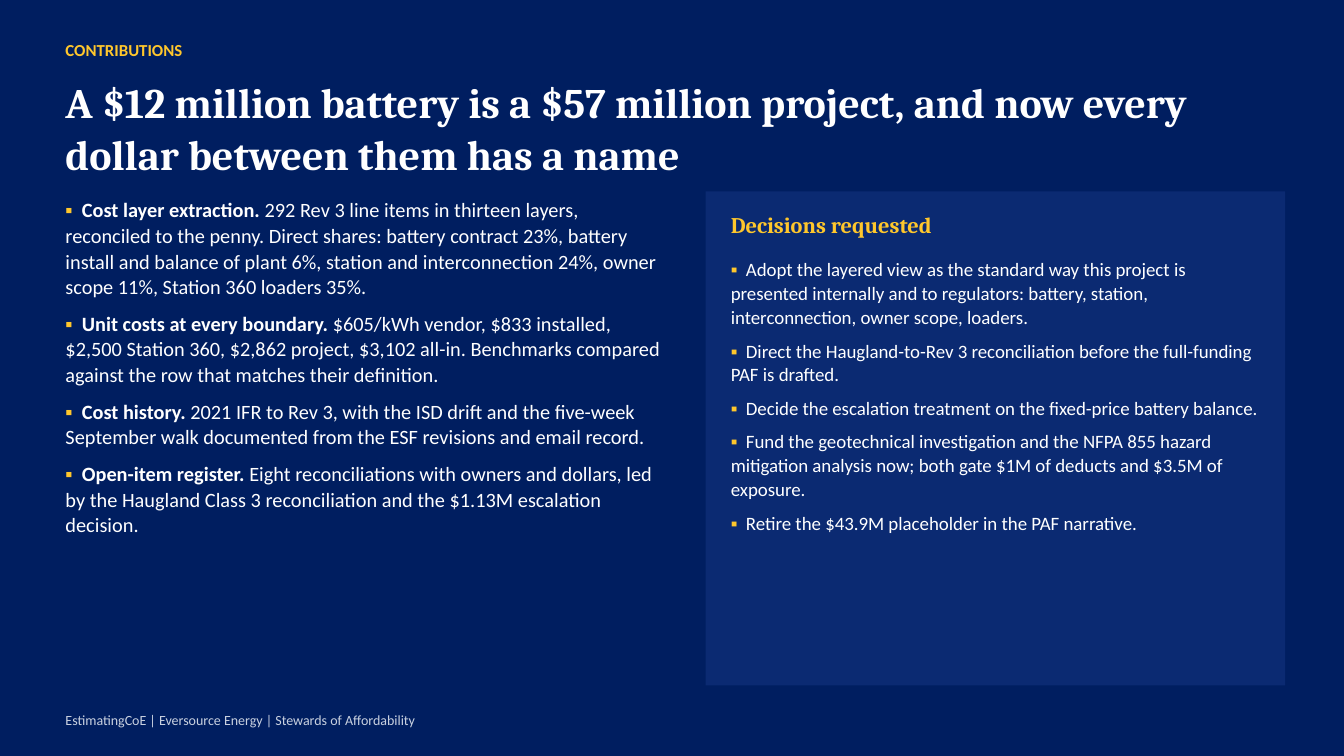
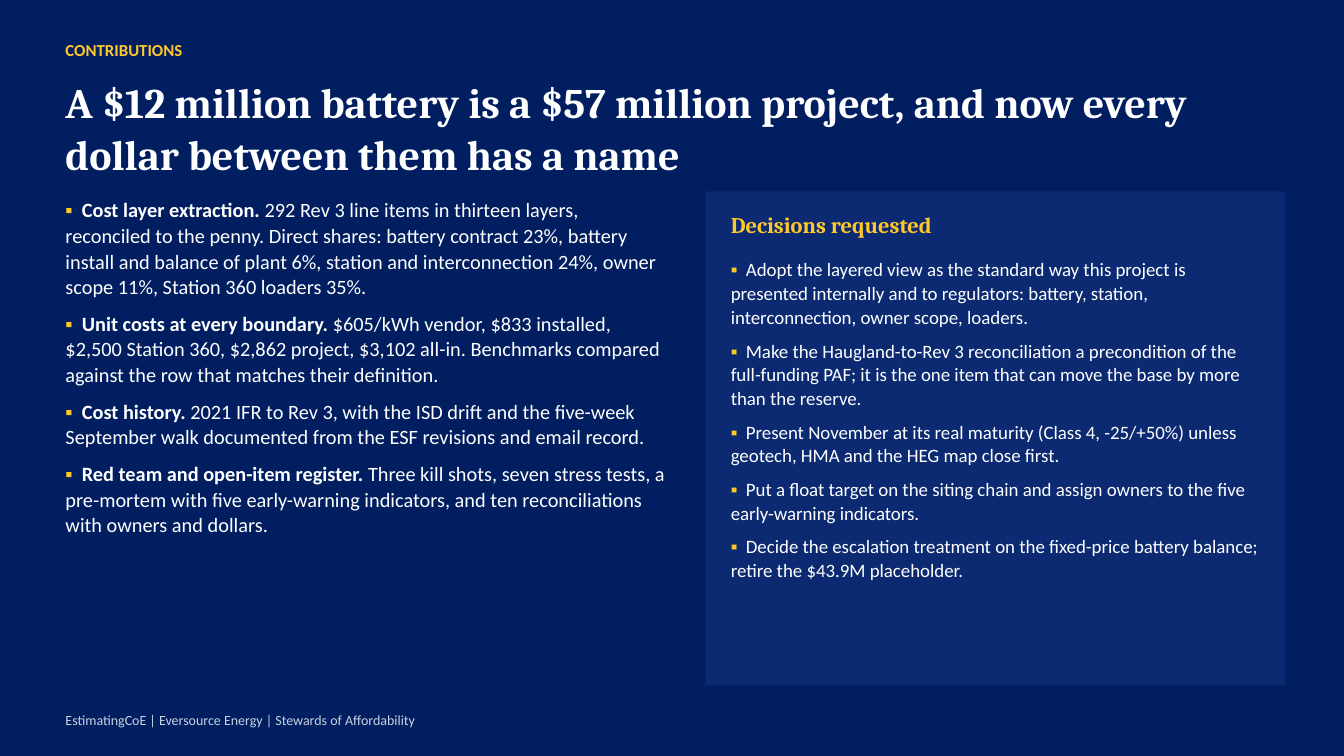
Before and after one commit to gbassaragh/BESS, a slide deck: slide 22 of Hyde Park BESS/6) Cost Analysis Deliverables/Hyde Park BESS - Cost Analysis Deck.pptx (slide 19 before the commit). Drawn at 1344x756 pixels with LibreOffice and Linux fonts; fonts in the diff are those of the drawing. Boxes give left, top, right and bottom in pixels: in the first picture for what was removed or moved away, otherwise in the second. Text is boxed around its words. In the diff, an @@ line names an element or a change of style, - is before the commit and + after.

```diff
--- a/Hyde Park BESS/6) Cost Analysis Deliverables/Hyde Park BESS - Cost Analysis Deck.pptx
+++ b/Hyde Park BESS/6) Cost Analysis Deliverables/Hyde Park BESS - Cost Analysis Deck.pptx
@@ text at (731, 345, 1257, 580): text changed @@
-▪ Direct the Haugland-to-Rev 3 reconciliation before the full-funding PAF is drafted.
-▪ Decide the escalation treatment on the fixed-price battery balance.
-▪ Fund the geotechnical investigation and the NFPA 855 hazard mitigation analysis now; both gate $1M of deducts and $3.5M of exposure.
-▪ Retire the $43.9M placeholder in the PAF narrative.
+▪ Make the Haugland-to-Rev 3 reconciliation a precondition of the full-funding PAF; it is the one item that can move the base by more than the reserve.
+▪ Present November at its real maturity (Class 4, -25/+50%) unless geotech, HMA and the HEG map close first.
+▪ Put a float target on the siting chain and assign owners to the five early-warning indicators.
+▪ Decide the escalation treatment on the fixed-price battery balance; retire the $43.9M placeholder.
@@ text at (65, 466, 665, 532): text changed @@
-▪ Open-item register. Eight reconciliations with owners and dollars, led by the Haugland Class 3 reconciliation and the $1.13M escalation decision.
+▪ Red team and open-item register. Three kill shots, seven stress tests, a pre-mortem with five early-warning indicators, and ten reconciliations with owners and dollars.
```
Also in this commit, not shown: 4 other slides changed, 3 slides added, 12 other files.
